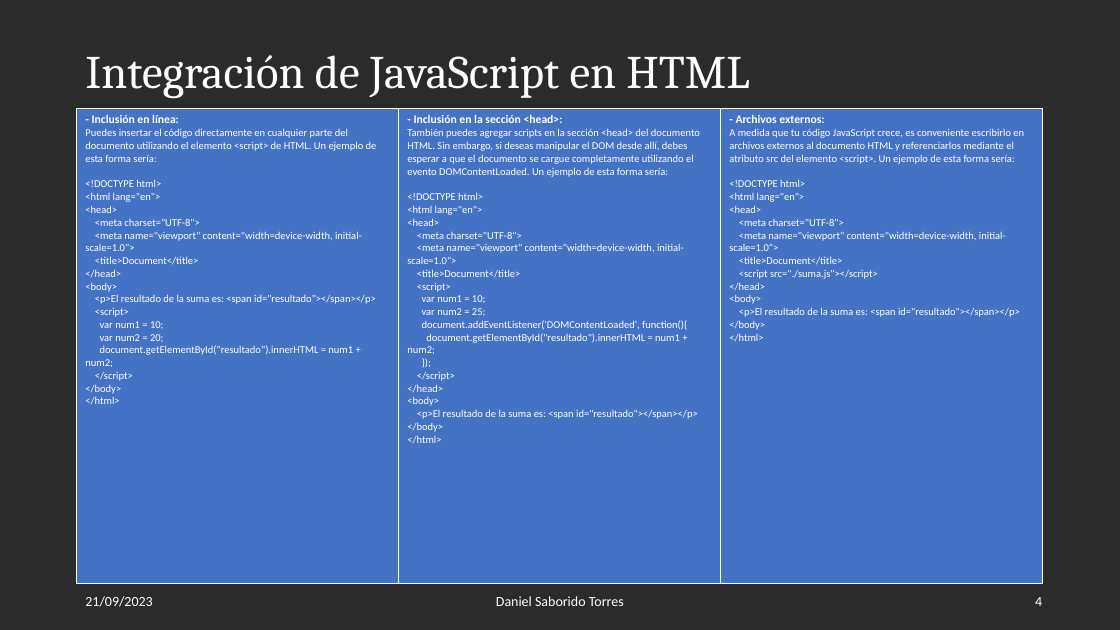
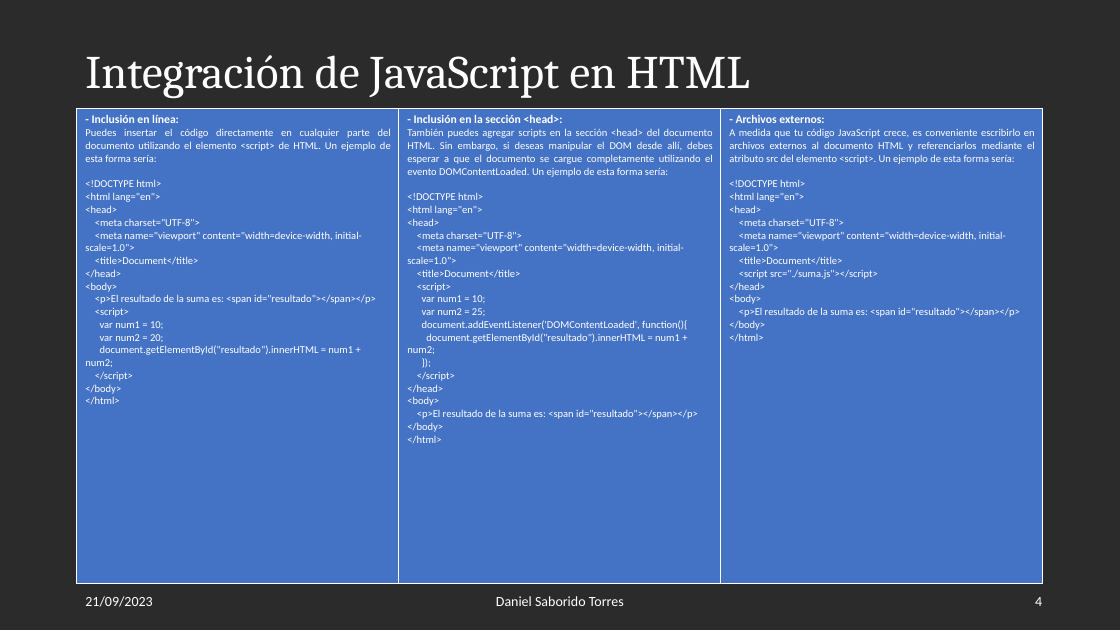
Before and after one commit to DanielSaborido/2-DAW, a slide deck: slide 4 of DWECliente/P1_SaboridoTorresDaniel_DWEC.pptx. Drawn at 1120x630 pixels with LibreOffice and Linux fonts; fonts in the diff are those of the drawing; background and template pictures are left out; a plain dark background stands for a picture behind light text. Boxes give left, top, right and bottom in pixels: in the first picture for what was removed or moved away, otherwise in the second. Text is boxed around its words. In the diff, an @@ line names an element or a change of style, - is before the commit and + after.

```diff
--- a/DWECliente/P1_SaboridoTorresDaniel_DWEC.pptx
+++ b/DWECliente/P1_SaboridoTorresDaniel_DWEC.pptx
@@ table at (77,108,1043,584) @@
@@ alignment left to justified @@
```
Also in this commit, not shown: 4 other slides changed, 1 other file.
